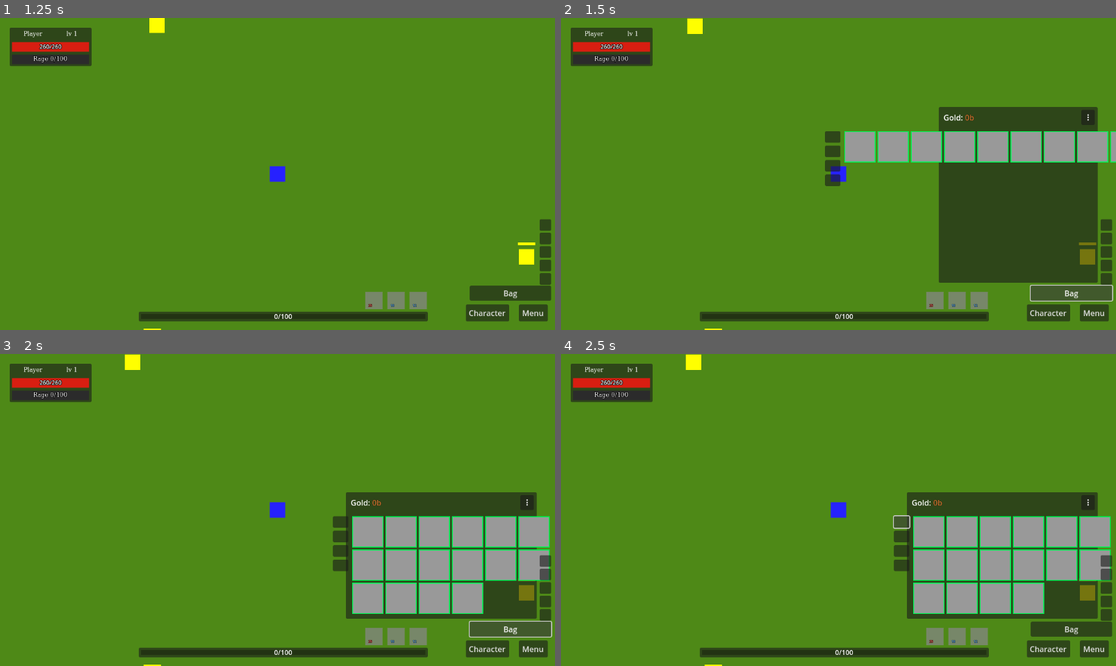
Above: before the commit, frames 1-4 (two rows, left to right).
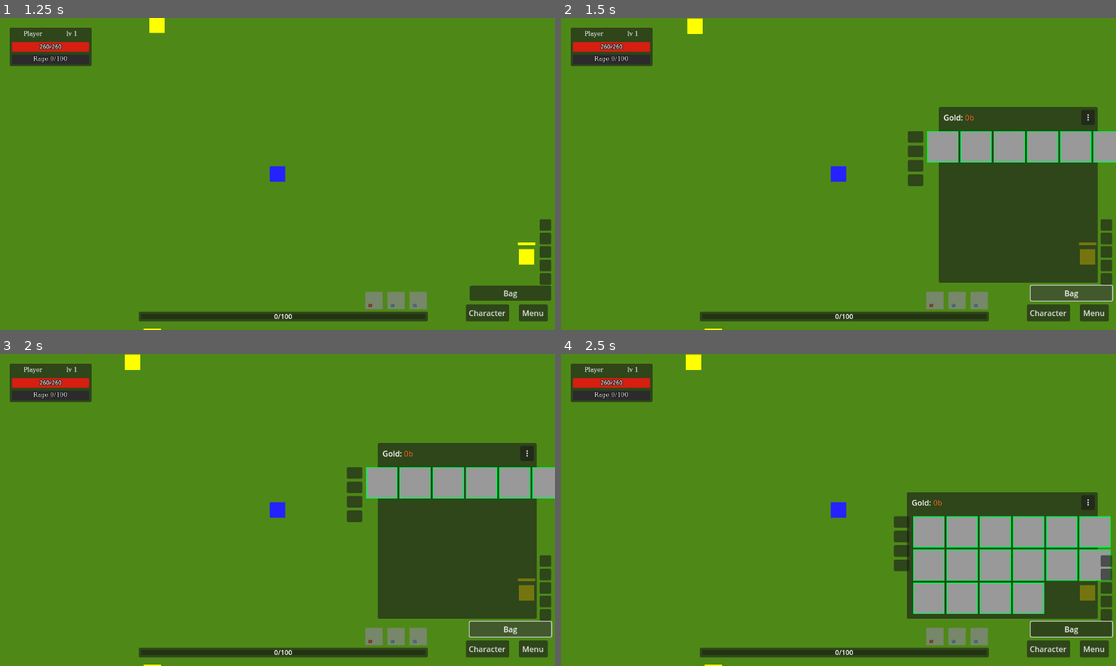
Above: after the commit, the same moments.

Repository: denisshkytko/mmo-mvp-godot
Game: Godot game, scene res://game/scenes/Main.tscn
Same seed, same stepped clock (60 frames per second), same inputs: the game is played once before the commit and once after it. This scene is started directly instead of the project's main scene. The engine's default icon, where the game draws it, is replaced by a stand-in: a white triangle on a blue panel in a dark square.
Inputs (mouse positions are in pixels of both pictures, inside the frame that each line leads up to; where the layout moved, square brackets give the same spot in the first picture):
- Up to frame 1 (1.25 s): drag from (416, 301) to (88, 326) at 0.52 s
- Up to frame 2 (1.5 s): click "Bag" at 1.25 s
- Up to frame 3 (2 s): no input
- Up to frame 4 (2.5 s): click (916, 472) [899, 522] at 2 s

Frame 1 is identical in both runs. In frame 2, 2.9% of the frame differs, in the area x 47-100%, y 36-54%; in frame 3, 16%, in the area x 59-100%, y 28-85%; in frame 4, 0.2%.

Commit message:
Fix inventory layout preview side effects

Diff:
--- a/ui/game/hud/inventory_hud.gd
+++ b/ui/game/hud/inventory_hud.gd
@@ -775,6 +775,9 @@
 	_save_grid_columns()
 	# Mark layout dirty so the panel will be resized/anchored once (no repeated reflows).
 	_layout_dirty = true
+	if not _is_open:
+		return
+	await _apply_inventory_layout(total)
 	await _refresh()
 
 
@@ -824,9 +827,12 @@
 
 func _compute_layout_for_columns(cols: int, total_slots: int) -> Dictionary:
 	_ensure_grid_child_count(total_slots)
+	var prev_columns: int = grid.columns
 	grid.columns = max(1, cols)
 	await get_tree().process_frame
 	var grid_min: Vector2 = grid.get_combined_minimum_size()
+	grid.columns = prev_columns
+	await get_tree().process_frame
 	var max_panel: Vector2 = _get_panel_max_size_from_anchor()
 	var pads: Dictionary = _compute_fixed_padding()
 	var left_margin_x: float = float(pads.get("left_margin_x", 0.0))
@@ -1306,6 +1312,8 @@
 	if _is_open:
 		grid.visible = true
 		grid.modulate.a = 1.0
+	if grid != null:
+		grid.columns = max(1, _grid_columns)
 	_refresh_in_progress = false
 
 func _render_slot(slot_panel: Panel, i: int, slots: Array) -> void:
